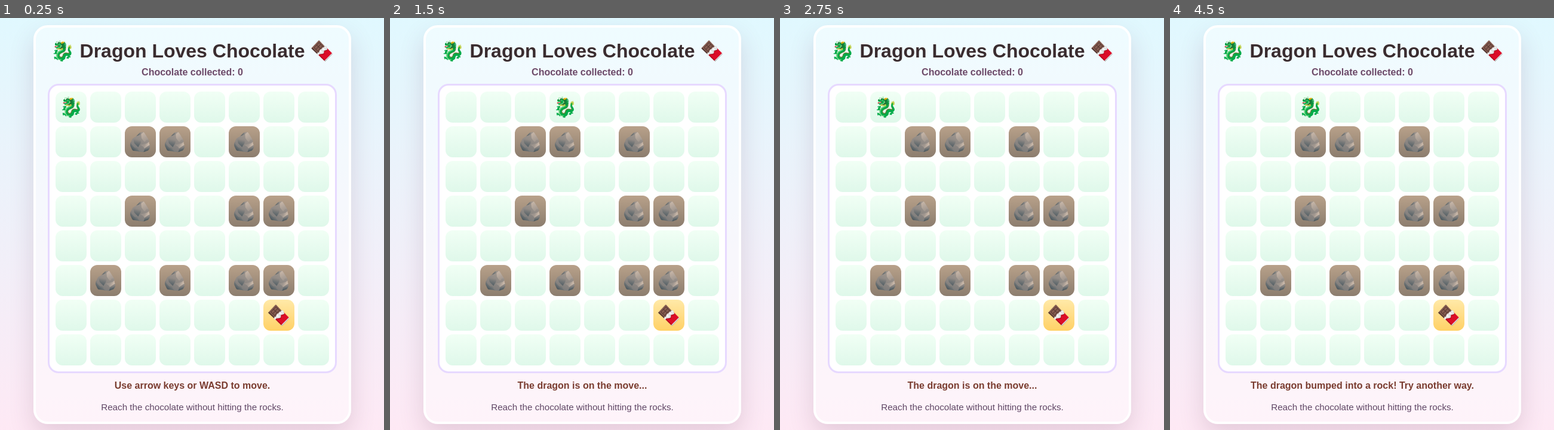
Above: before the commit, frames 1-4 (left to right).
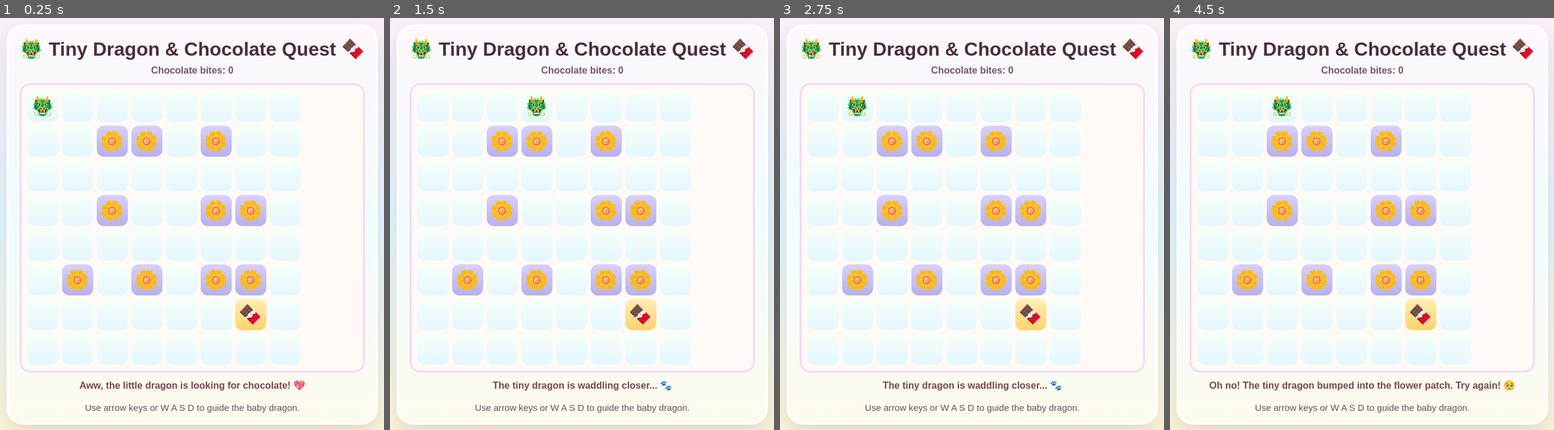
Above: after the commit, the same moments.

Repository: JuliyanaMe/Game
Game: browser game, page index.html
The game is run twice, just before and just after one commit, with the same random seed, the same clock (stepped at 60 frames per second) and the same inputs.
Inputs:
- Up to frame 1 (0.25 s): no input
- Up to frame 2 (1.5 s): hold Right from 1.03 s (still down)
- Up to frame 3 (2.75 s): release Right at 1.53 s; hold Down 1.58-1.85 s; hold Left 1.9-2.47 s; tap D at 2.52 s; hold Up from 2.52 s (still down)
- Up to frame 4 (4.5 s): release Up at 2.82 s; hold Right 2.87-3.53 s; tap A at 3.52 s; hold Up 3.58-3.82 s; hold Left 3.87-4.3 s; hold Down from 4.35 s (still down)

The runs differ from the first frame. In frame 1, 28% of the frame differs, in the area x 0-100%, y 0-100%; in frame 2, 27%; in frame 3, 27%; in frame 4, 28%.

Commit message:
Make the dragon game more adorable and explicitly cute-themed for the user.

Diff:
--- a/index.html
+++ b/index.html
@@ -3,7 +3,7 @@
   <head>
     <meta charset="UTF-8" />
     <meta name="viewport" content="width=device-width, initial-scale=1.0" />
-    <title>Dragon Loves Chocolate</title>
+    <title>Little Dragon's Chocolate Quest</title>
     <style>
       * { box-sizing: border-box; }
 
@@ -12,17 +12,17 @@
         min-height: 100vh;
         display: grid;
         place-items: center;
-        background: linear-gradient(#dff9ff, #ffe8f4);
+        background: linear-gradient(#fff0f8, #dff9ff, #fff8d6);
         font-family: Arial, sans-serif;
-        color: #3a2c2f;
+        color: #4b2e39;
       }
 
       .game-shell {
-        background: rgba(255, 255, 255, 0.45);
-        border: 4px solid #ffffff;
-        border-radius: 24px;
-        box-shadow: 0 18px 40px rgba(111, 66, 98, 0.18);
-        padding: 20px 20px 16px;
+        background: rgba(255, 255, 255, 0.52);
+        border: 4px solid #fff;
+        border-radius: 28px;
+        box-shadow: 0 16px 38px rgba(138, 99, 126, 0.22);
+        padding: 18px 18px 16px;
         text-align: center;
       }
 
@@ -33,8 +33,8 @@
 
       .score {
         font-weight: bold;
-        color: #6d4a69;
-        margin-bottom: 10px;
+        color: #77556d;
+        margin-bottom: 12px;
       }
 
       .board {
@@ -42,10 +42,10 @@
         grid-template-columns: repeat(8, 52px);
         grid-template-rows: repeat(8, 52px);
         gap: 6px;
-        background: #ffffff;
+        background: #fffaf5;
         padding: 10px;
         border-radius: 18px;
-        border: 3px solid #e7d9ff;
+        border: 3px solid #f7d7ee;
       }
 
       .cell {
@@ -55,38 +55,38 @@
         display: grid;
         place-items: center;
         font-size: 2rem;
-        background: linear-gradient(#f1fff5, #dff8ea);
+        background: linear-gradient(#f7fff8, #e4f7ff);
       }
 
       .wall {
-        background: linear-gradient(#b8a18a, #8c7d6e);
+        background: linear-gradient(#d8d0ff, #b7b0ea);
       }
 
       .goal {
-        background: linear-gradient(#ffe9a8, #ffd166);
+        background: linear-gradient(#ffeeb5, #ffd36a);
       }
 
       .message {
-        min-height: 28px;
+        min-height: 30px;
         margin-top: 12px;
         font-weight: bold;
-        color: #7a3d30;
+        color: #7b4651;
       }
 
       .help {
         margin-top: 8px;
         font-size: 0.95rem;
-        color: #5f4765;
+        color: #61505f;
       }
     </style>
   </head>
   <body>
     <div class="game-shell">
-      <h1>🐉 Dragon Loves Chocolate 🍫</h1>
-      <div class="score" id="score">Chocolate collected: 0</div>
+      <h1>🐲 Tiny Dragon & Chocolate Quest 🍫</h1>
+      <div class="score" id="score">Chocolate bites: 0</div>
       <div class="board" id="board"></div>
-      <div class="message" id="message">Use arrow keys or WASD to move.</div>
-      <div class="help">Reach the chocolate without hitting the rocks.</div>
+      <div class="message" id="message">Aww, the little dragon is looking for chocolate! 💖</div>
+      <div class="help">Use arrow keys or W A S D to guide the baby dragon.</div>
     </div>
 
     <script>
@@ -135,9 +135,9 @@
 
             if (isWall(x, y)) {
               cell.classList.add("wall");
-              cell.textContent = "🪨";
+              cell.textContent = "🌼";
             } else if (dragon.x === x && dragon.y === y) {
-              cell.textContent = "🐉";
+              cell.textContent = "🐲";
             } else if (chocolate.x === x && chocolate.y === y) {
               cell.classList.add("goal");
               cell.textContent = "🍫";
@@ -159,7 +159,7 @@
           nextY >= size ||
           isWall(nextX, nextY)
         ) {
-          messageEl.textContent = "The dragon bumped into a rock! Try another way.";
+          messageEl.textContent = "Oh no! The tiny dragon bumped into the flower patch. Try again! 🥺";
           return;
         }
 
@@ -168,11 +168,11 @@
 
         if (dragon.x === chocolate.x && dragon.y === chocolate.y) {
           score += 1;
-          scoreEl.textContent = `Chocolate collected: ${score}`;
-          messageEl.textContent = "Yay! The dragon got the chocolate! 🍫✨";
+          scoreEl.textContent = `Chocolate bites: ${score}`;
+          messageEl.textContent = "Yay! The cute dragon got the chocolate! 💖✨";
           placeChocolate();
         } else {
-          messageEl.textContent = "The dragon is on the move...";
+          messageEl.textContent = "The tiny dragon is waddling closer... 🐾";
         }
 
         renderBoard();
